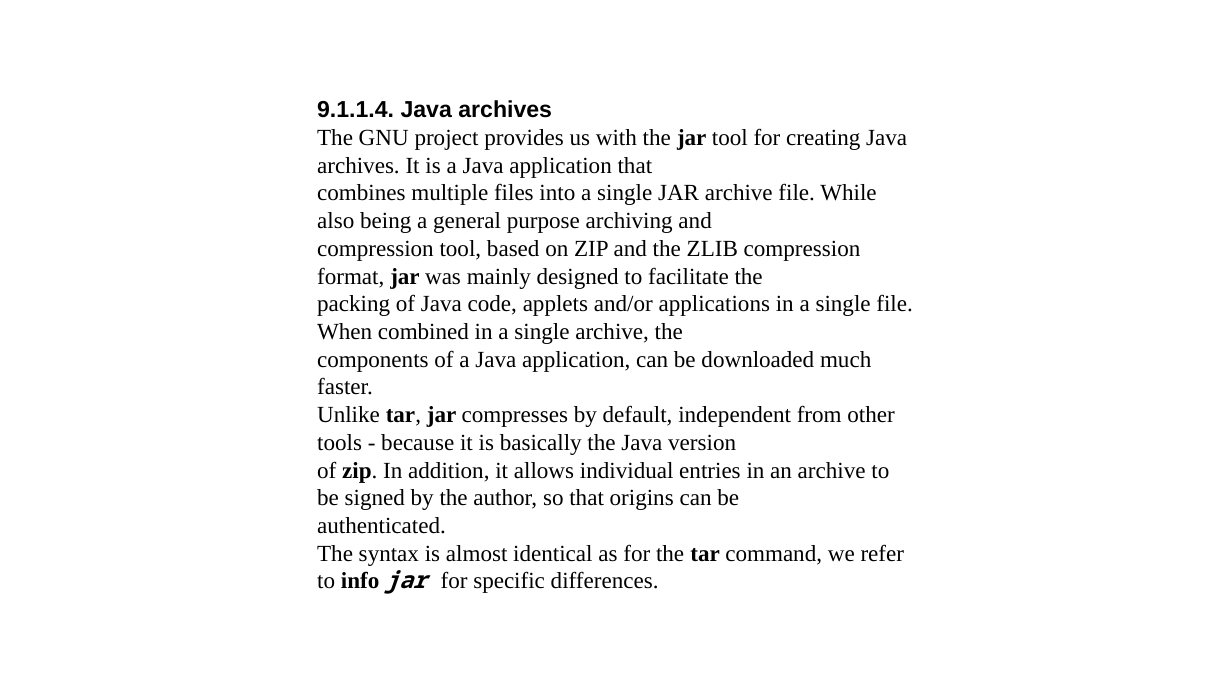
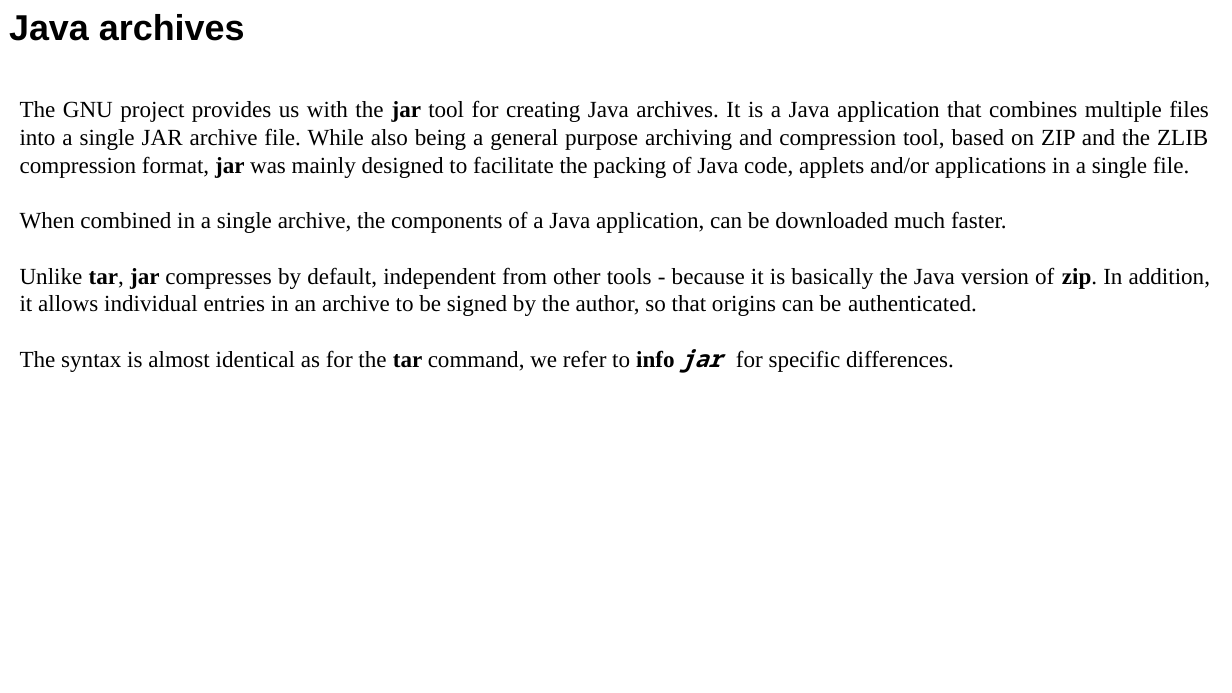
Before and after one commit to Satyaneshi2346/HelloWorld, a slide deck: slide 34 of linux.pptx. Drawn at 1232x693 pixels with LibreOffice and Linux fonts; fonts in the diff are those of the drawing. Boxes give left, top, right and bottom in pixels: in the first picture for what was removed or moved away, otherwise in the second. Text is boxed around its words. In the diff, an @@ line names an element or a change of style, - is before the commit and + after.

```diff
--- a/linux.pptx
+++ b/linux.pptx
@@ text added at [9, 14, 245, 41], 28 pt, text #000000, bold @@
+Java archives
@@ text "The GNU project provides us ...": place and size @@
-text "The GNU project provides us ..." at [317, 100, 912, 594]
+text "The GNU project provides us ..." at [20, 100, 1210, 373]
@@ text at [20, 100, 1210, 316]: text changed @@
-9.1.1.4. Java archives
-The GNU project provides us with the jar tool for creating Java archives. It is a Java application that
-combines multiple files into a single JAR archive file. While also being a general purpose archiving and
-compression tool, based on ZIP and the ZLIB compression format, jar was mainly designed to facilitate the
-packing of Java code, applets and/or applications in a single file. When combined in a single archive, the
-components of a Java application, can be downloaded much faster.
-Unlike tar, jar compresses by default, independent from other tools - because it is basically the Java version
-of zip. In addition, it allows individual entries in an archive to be signed by the author, so that origins can be
-authenticated.
+The GNU project provides us with the jar tool for creating Java archives. It is a Java application that combines multiple files into a single JAR archive file. While also being a general purpose archiving and compression tool, based on ZIP and the ZLIB compression format, jar was mainly designed to facilitate the packing of Java code, applets and/or applications in a single file.
+When combined in a single archive, the components of a Java application, can be downloaded much faster.
+Unlike tar, jar compresses by default, independent from other tools - because it is basically the Java version of zip. In addition, it allows individual entries in an archive to be signed by the author, so that origins can be authenticated.
@@ text at [20, 349, 954, 373]: alignment left to justified @@
```
Also in this commit, not shown: 9 other slides changed, 1 slide removed, 2 other files.
